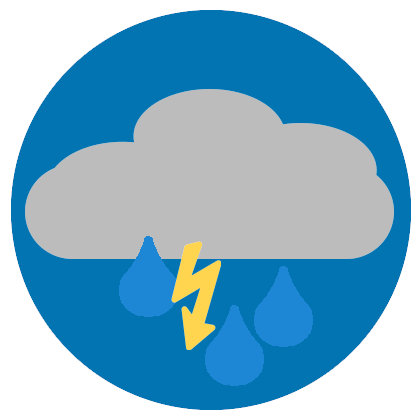
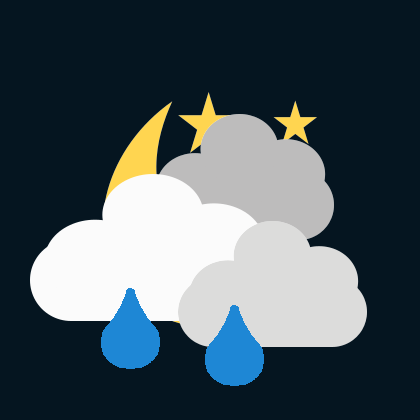
Before/after of a 420 × 420 layered artwork. What changed in the layer stack:
hid "Thunder" over [171, 241, 221, 350]
added layer "Rain4" above "Rain3" over [101, 288, 160, 369]
hid "Rain2" over [254, 266, 313, 347]
hid "Rain1" over [119, 236, 178, 317]
hid "Overcast Clouds small" over [25, 89, 394, 259]
showed "Scattered Clouds big" over [178, 221, 367, 347]
showed "Few Clouds big" over [30, 174, 276, 321]
showed "Broken Clouds big" over [145, 114, 334, 240]
showed "Moon big" over [103, 92, 317, 328]
showed "Background Night" over [0, 0, 420, 420]
hid "Background mapicons day" over [11, 10, 411, 410]
hid "Background mapicons rain" over [11, 10, 411, 410]
hid "Background mapicons Night" over [11, 10, 411, 410]
